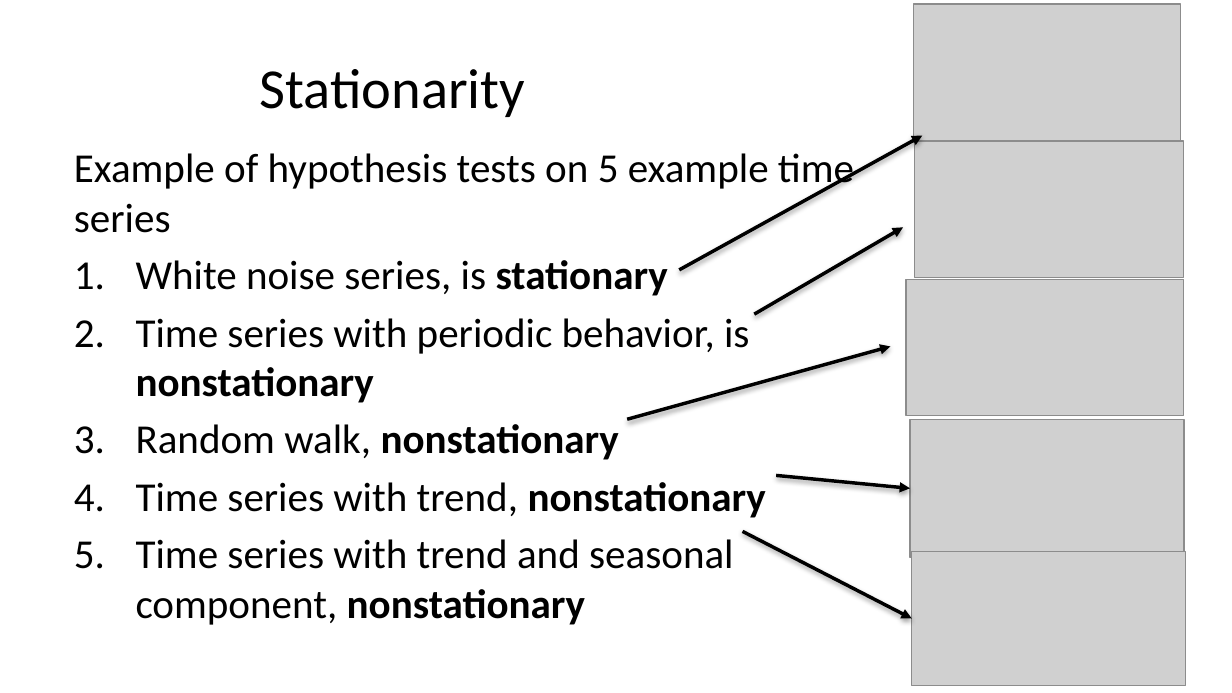
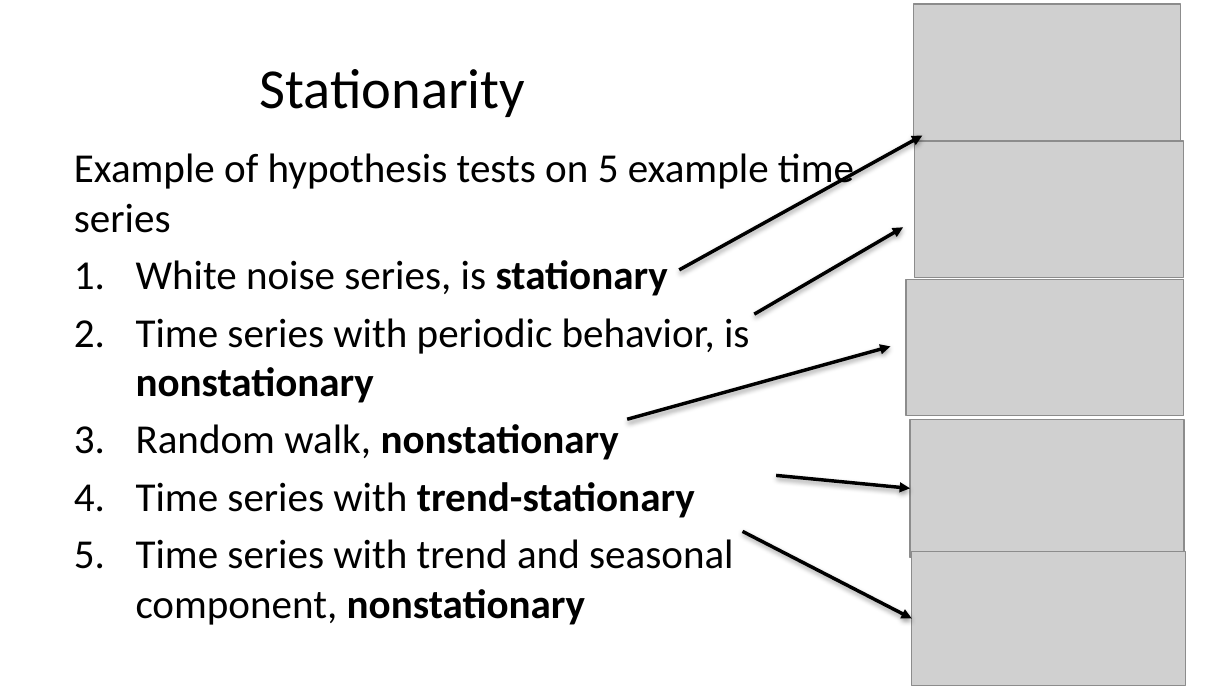
Before and after one commit to StephenElston/CSCI-E-83, a slide deck: slide 66 of LectureSlides/11_PropertiesOfTimeSeries.pptx. Drawn at 1232x693 pixels with LibreOffice and Linux fonts; fonts in the diff are those of the drawing; grey boxes stand for pictures. Boxes give left, top, right and bottom in pixels: in the first picture for what was removed or moved away, otherwise in the second. Text is boxed around its words. In the diff, an @@ line names an element or a change of style, - is before the commit and + after.

```diff
--- a/LectureSlides/11_PropertiesOfTimeSeries.pptx
+++ b/LectureSlides/11_PropertiesOfTimeSeries.pptx
@@ text at [136,482,695,518]: text changed; bold on @@
-4. Time series with trend, nonstationary
+4. Time series with trend-stationary
```
Also in this commit, not shown: 2 other slides changed.
